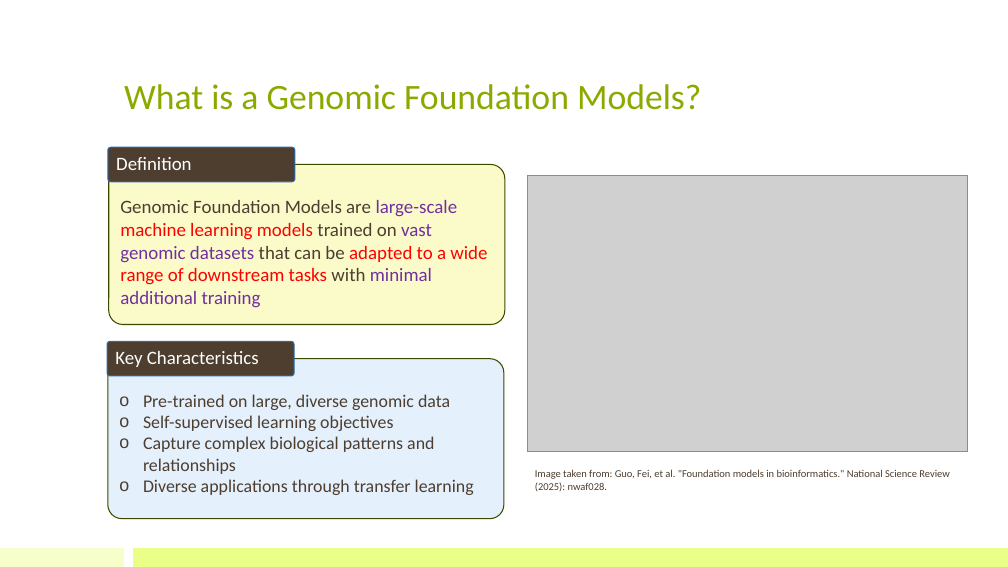
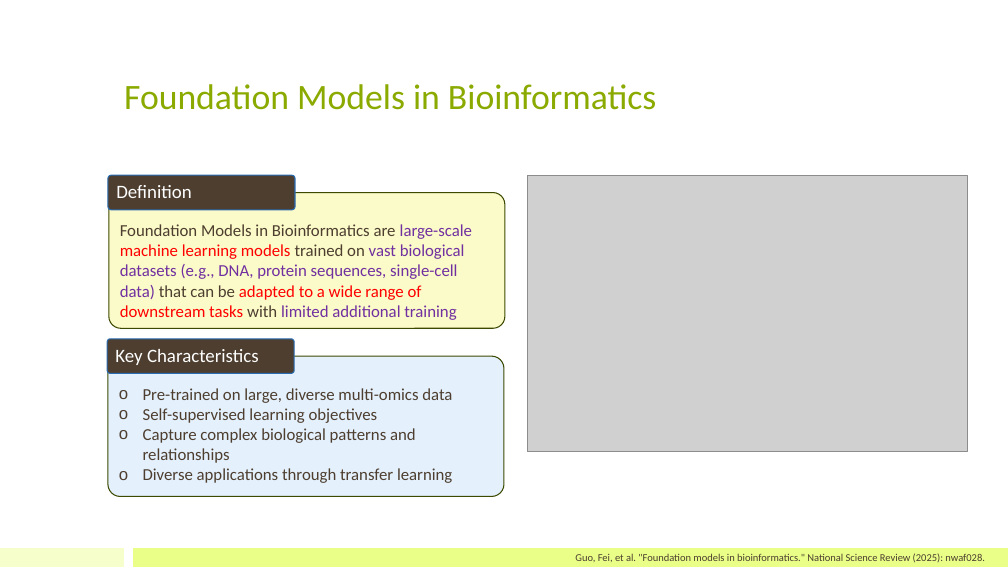
Before and after one commit to bioinfo-kaust/gfm-workshop, a slide deck: slide 6 of lecture_slides/1.day1_before_lunch/lecture_1a_intro_gfm.pptx. Drawn at 1008x567 pixels with LibreOffice and Linux fonts; fonts in the diff are those of the drawing; grey boxes stand for pictures. Boxes give left, top, right and bottom in pixels: in the first picture for what was removed or moved away, otherwise in the second. Text is boxed around its words. In the diff, an @@ line names an element or a change of style, - is before the commit and + after.

```diff
--- a/lecture_slides/1.day1_before_lunch/lecture_1a_intro_gfm.pptx
+++ b/lecture_slides/1.day1_before_lunch/lecture_1a_intro_gfm.pptx
@@ title at (124, 84, 656, 110): text changed @@
-What is a Genomic Foundation Models?
+Foundation Models in Bioinformatics
@@ rounded rectangle "Definition": place and size @@
-rounded rectangle "Definition" at (108, 147, 295, 182)
+rounded rectangle "Definition" at (108, 175, 295, 210)
@@ rounded rectangle "Foundation Models in Bioinformatics are ...": place and size @@
-rounded rectangle "Foundation Models in Bioinformatics are ..." at (109, 165, 505, 325)
+rounded rectangle "Foundation Models in Bioinformatics are ..." at (109, 193, 505, 329)
@@ text in rounded rectangle at (120, 224, 472, 320): text changed; size 18 to 16 pt; text colour #FF0000 to #7030A0 @@
-Genomic Foundation Models are large-scale machine learning models trained on vast genomic datasets that can be adapted to a wide range of downstream tasks with minimal additional training
+Foundation Models in Bioinformatics are large-scale machine learning models trained on vast biological datasets (e.g., DNA, protein sequences, single-cell data) that can be adapted to a wide range of downstream tasks with limited additional training
@@ rounded rectangle "Pre-trained on large, diverse multi-omics ...": place and size @@
-rounded rectangle "Pre-trained on large, diverse multi-omics ..." at (108, 358, 504, 519)
+rounded rectangle "Pre-trained on large, diverse multi-omics ..." at (108, 356, 504, 497)
@@ text in rounded rectangle at (143, 388, 452, 403): text changed; size 17 to 16 pt @@
-o Pre-trained on large, diverse genomic data
+o Pre-trained on large, diverse multi-omics data
@@ text in rounded rectangle at (143, 408, 452, 483): size 17 to 16 pt in "Self-supervised learning objectives", "Capture complex biological patterns and relationships", "Diverse applications through transfer learning" @@
@@ text at (575, 553, 985, 562): text changed @@
-Image taken from: Guo, Fei, et al. "Foundation models in bioinformatics." National Science Review (2025): nwaf028.
+Guo, Fei, et al. "Foundation models in bioinformatics." National Science Review (2025): nwaf028.
```
Also in this commit, not shown: 12 other slides changed, 2 other files.
